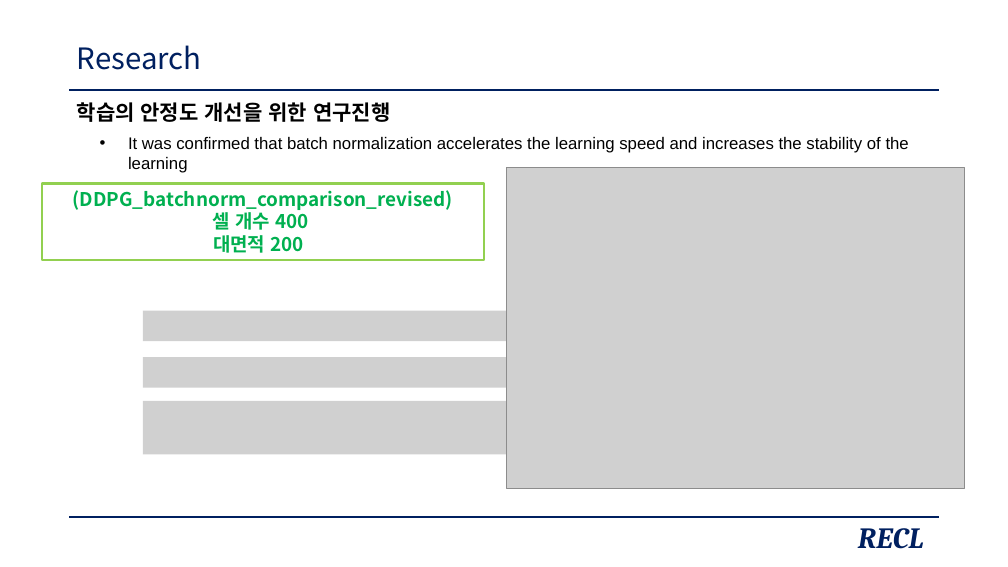
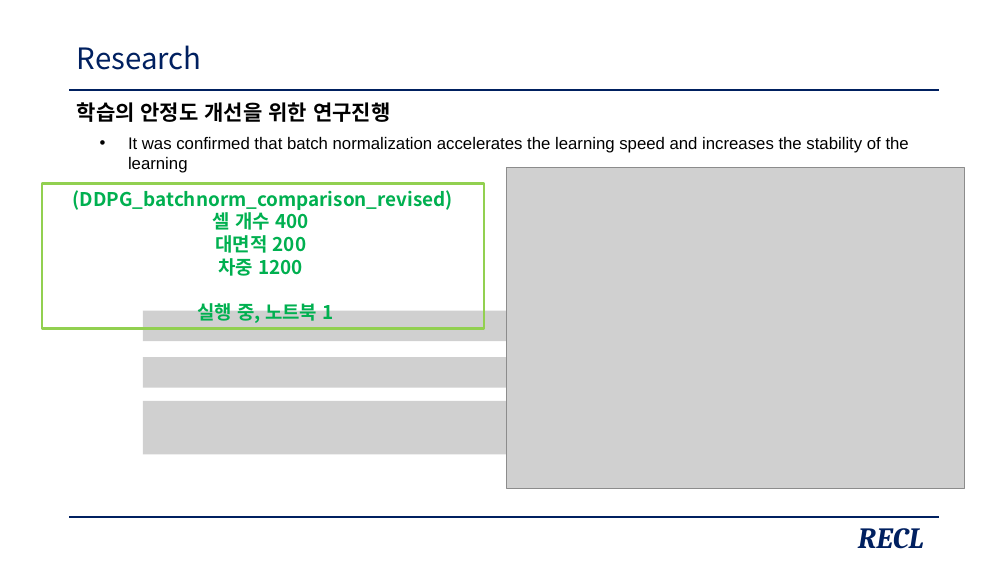
Before and after one commit to zidane89/experiment, a slide deck: slide 18 of 발표자료_중안2.pptx. Drawn at 1008x567 pixels with LibreOffice and Linux fonts; fonts in the diff are those of the drawing; grey boxes stand for pictures. Boxes give left, top, right and bottom in pixels: in the first picture for what was removed or moved away, otherwise in the second. Text is boxed around its words. In the diff, an @@ line names an element or a change of style, - is before the commit and + after.

```diff
--- a/발표자료_중안2.pptx
+++ b/발표자료_중안2.pptx
@@ rectangle "(DDPG_batchnorm_comparison_revised)": place and size @@
-rectangle "(DDPG_batchnorm_comparison_revised)" at bbox=[42, 184, 484, 260]
+rectangle "(DDPG_batchnorm_comparison_revised)" at bbox=[42, 184, 484, 329]
@@ text in rectangle at bbox=[197, 258, 334, 323]: paragraphs added @@
+차중 1200
+실행 중, 노트북 1
```
Also in this commit, not shown: 4 other slides changed.
